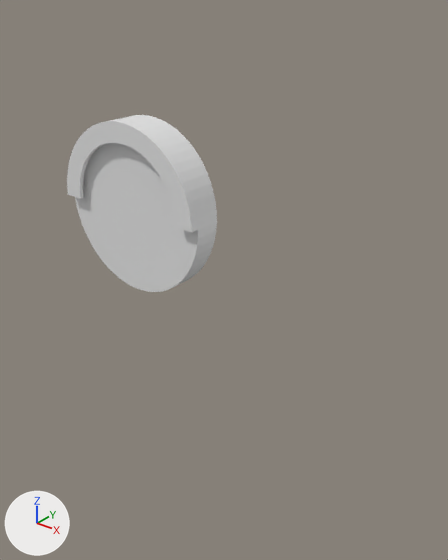
Before and after pictures for a commit that changed the Blender file 3DModels/2AxisRobotArm/Essentials/PrintFiles/ball_cut_sensor_holder.blend.
Camera for both pictures: a 50 mm camera at (55.1, -71.4, 35.2) aimed at (0.3, -3.0, -7.3). Lighting does not change. The marker at lower left points along +X, +Y and +Z.

Objects in the first picture: 'forceSensorHolder'.
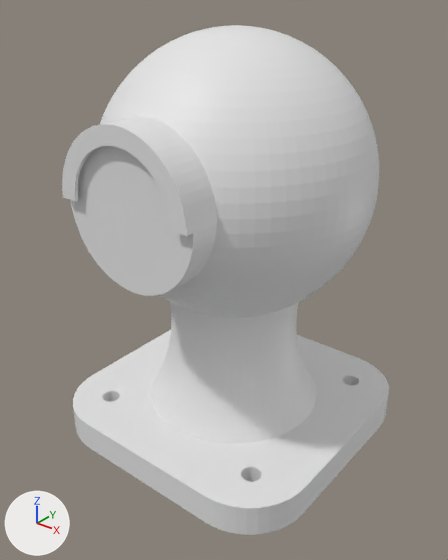
Where the change shows, as pixel boxes [x1, y1, x2, y2] in the pictures (448 x 560 px):
```json
{"object": "endeffector", "change": "shown", "after": [73, 25, 389, 535]}
{"object": "forceSensorHolder", "change": "moved", "before": [67, 115, 217, 292], "after": [62, 117, 217, 296]}
```

Edits to the scene script, one JSON object a line:
```json
{"op": "remove", "block": "ob_endeffector", "code": "ob_endeffector.hide_set(True)"}
{"op": "set", "path": "ob_forcesensorholder.location", "old": "(0.0, -20.5, 12.0)", "new": "(0.0, -21.1, 11.8)"}
```
